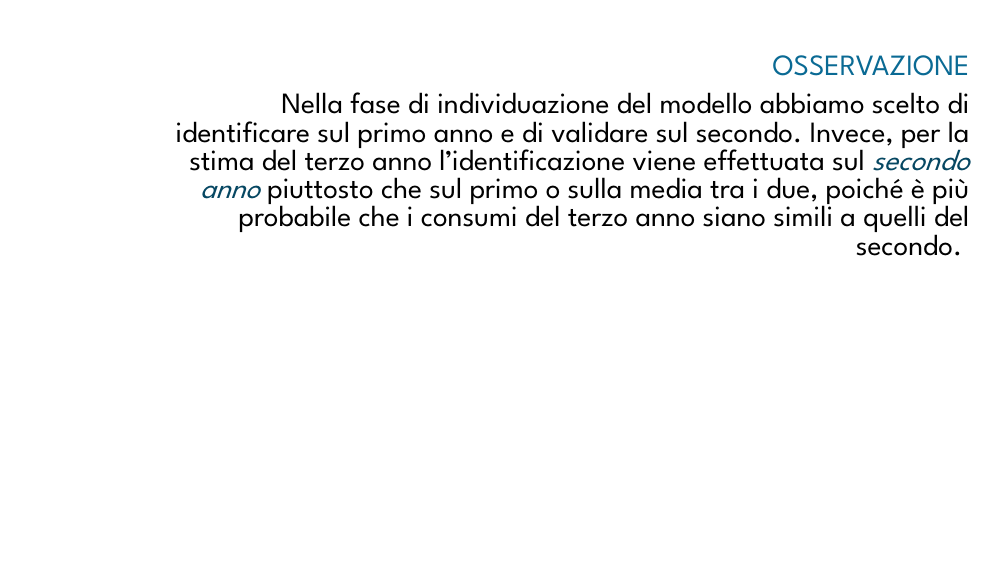
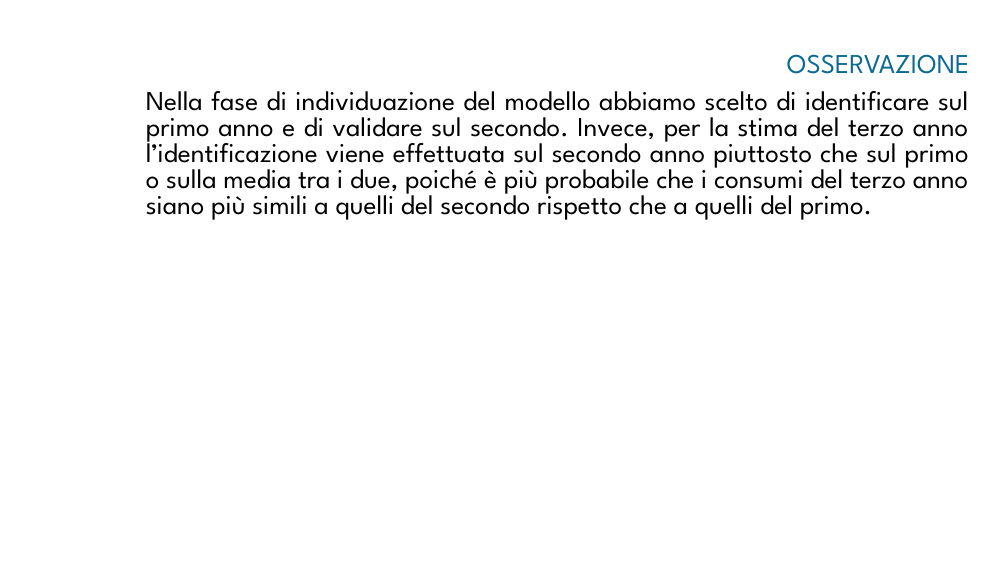
Before and after one commit to arrostini/predittoreDomeniche, a slide deck: slide 19 of progettomatlabfine (1).pptx. Drawn at 1008x567 pixels with LibreOffice and Linux fonts; fonts in the diff are those of the drawing; background and template pictures are left out. Boxes give left, top, right and bottom in pixels: in the first picture for what was removed or moved away, otherwise in the second. Text is boxed around its words. In the diff, an @@ line names an element or a change of style, - is before the commit and + after.

```diff
--- a/progettomatlabfine (1).pptx
+++ b/progettomatlabfine (1).pptx
@@ text at box(787, 54, 969, 74): size 28 to 25.9 pt in "OSSERVAZIONE" @@
@@ text at box(146, 91, 969, 220): text changed; size 28 to 25.9 pt @@
-Nella fase di individuazione del modello abbiamo scelto di identificare sul primo anno e di validare sul secondo. Invece, per la stima del terzo anno l’identificazione viene effettuata sul secondo anno piuttosto che sul primo o sulla media tra i due, poiché è più probabile che i consumi del terzo anno siano simili a quelli del secondo.
+Nella fase di individuazione del modello abbiamo scelto di identificare sul primo anno e di validare sul secondo. Invece, per la stima del terzo anno l’identificazione viene effettuata sul secondo anno piuttosto che sul primo o sulla media tra i due, poiché è più probabile che i consumi del terzo anno siano più simili a quelli del secondo rispetto che a quelli del primo.
```
Also in this commit, not shown: 13 other slides changed.
